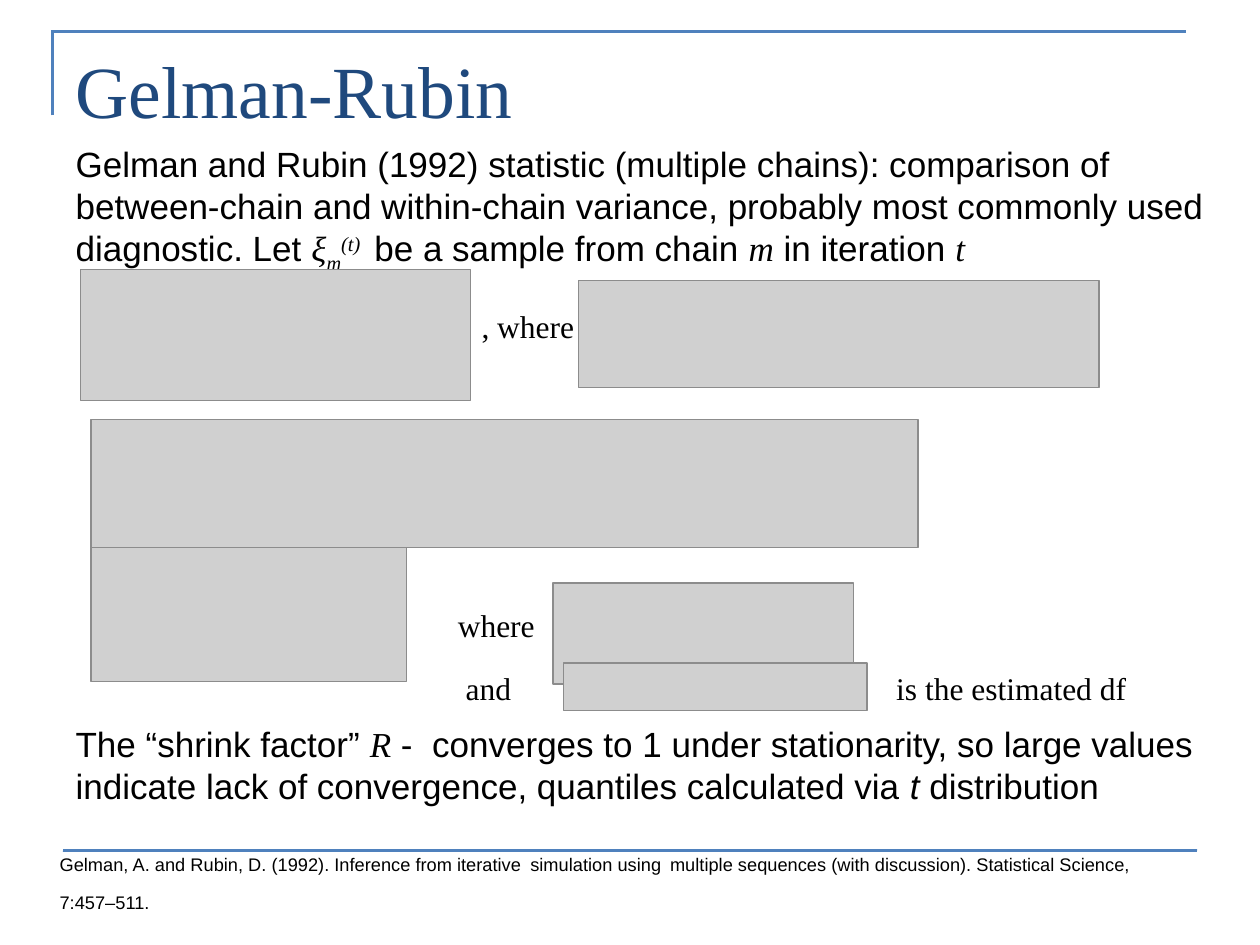
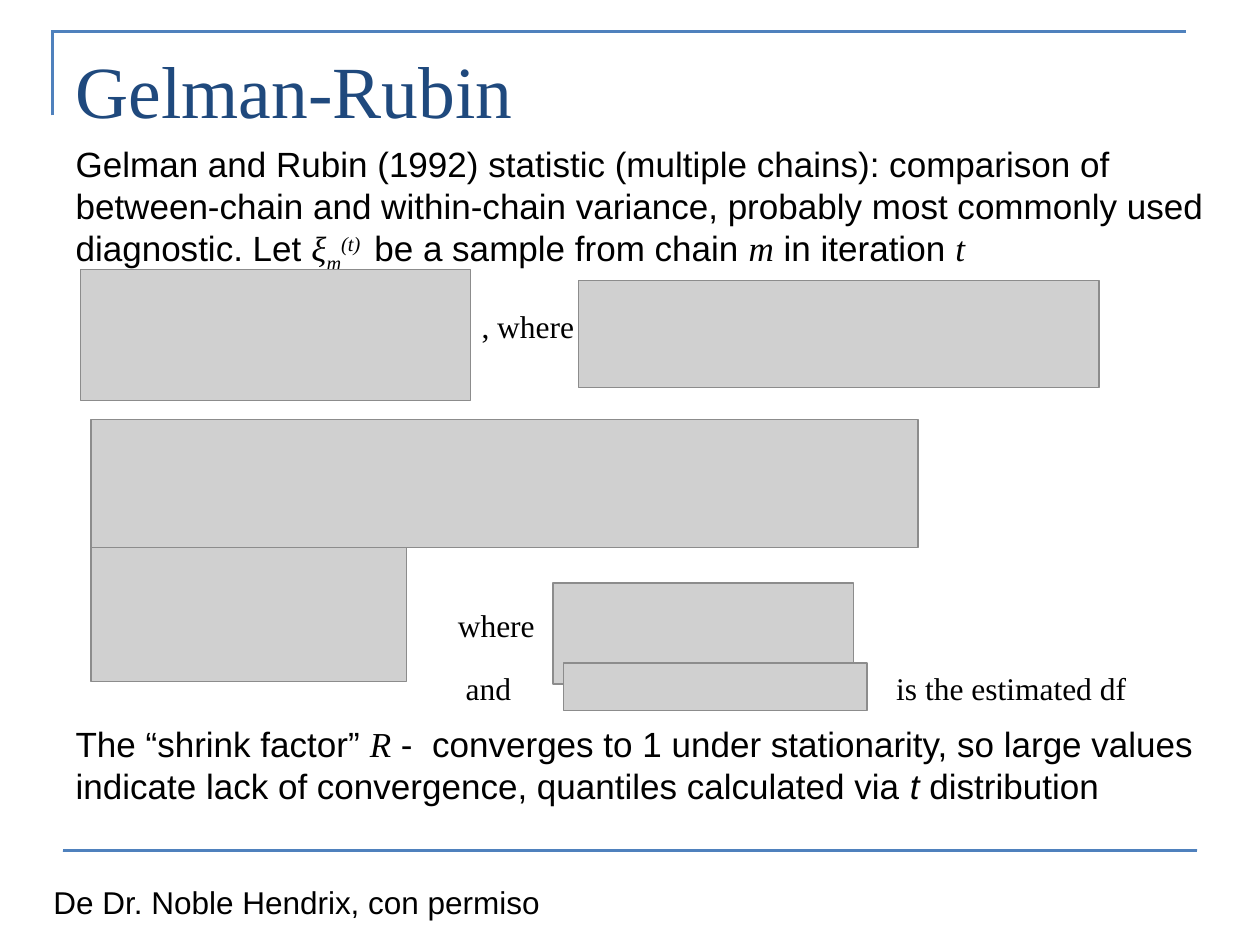
Before and after one commit to colemonnahan/bayes_workshop, a slide deck: slide 11 of dia2/lab2_JAGS.pptx. Drawn at 1260x945 pixels with LibreOffice and Linux fonts; fonts in the diff are those of the drawing; grey boxes stand for pictures. Boxes give left, top, right and bottom in pixels: in the first picture for what was removed or moved away, otherwise in the second. Text is boxed around its words. In the diff, an @@ line names an element or a change of style, - is before the commit and + after.

```diff
--- a/dia2/lab2_JAGS.pptx
+++ b/dia2/lab2_JAGS.pptx
@@ text removed at bbox=[60, 857, 1129, 909] @@
-Gelman, A. and Rubin, D. (1992). Inference from iterative simulation using multiple sequences (with discussion). Statistical Science, 7:457–511.
@@ text added at bbox=[53, 891, 540, 920], 18 pt, text #000000 @@
+De Dr. Noble Hendrix, con permiso
```
Also in this commit, not shown: 7 other slides changed, 2 slides removed, 4 other files.
